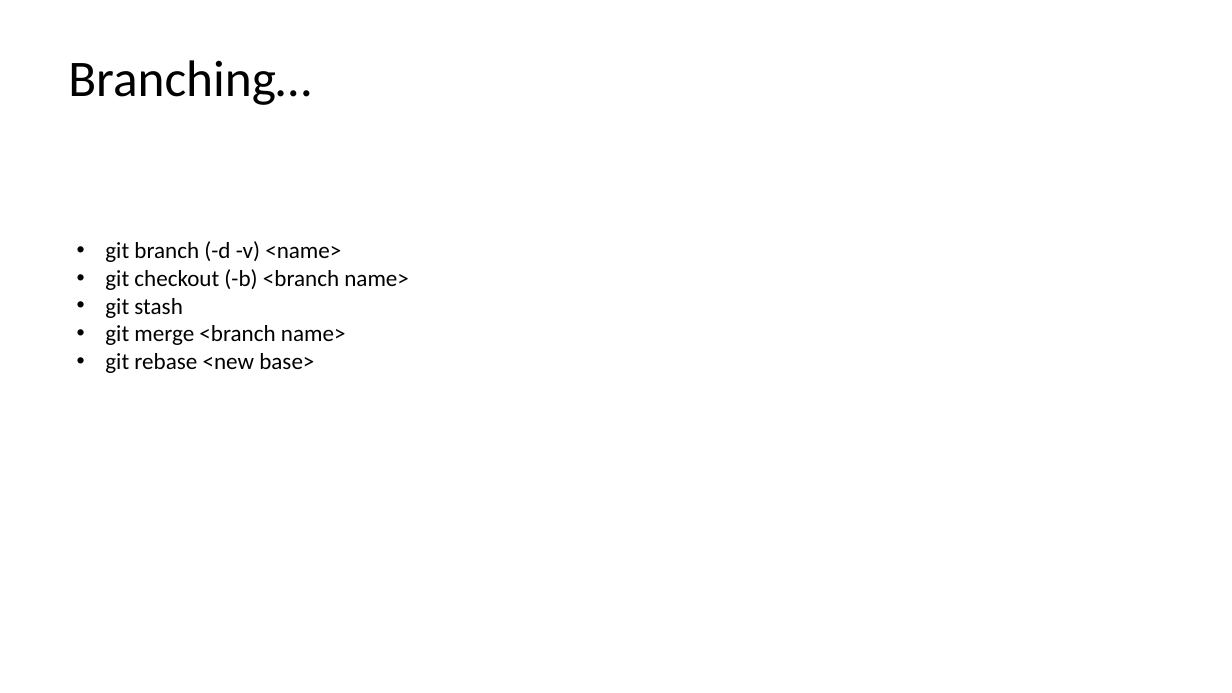
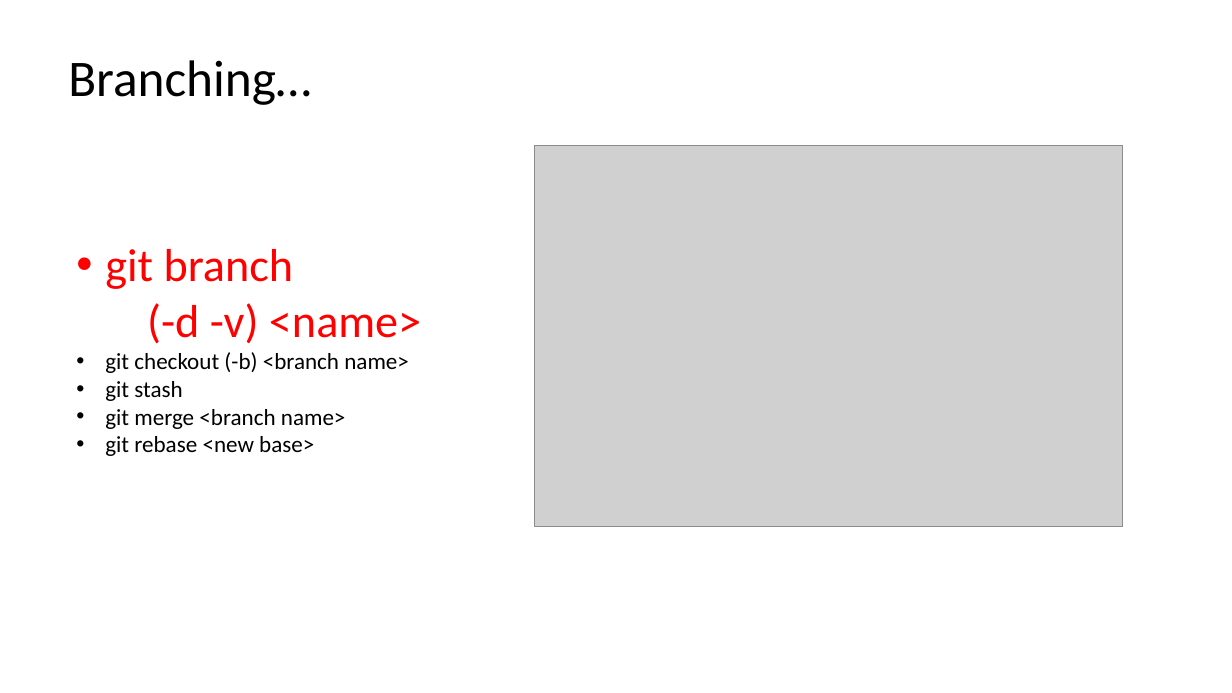
Before and after one commit to jwrauch/git-group-meeting-presentation, a slide deck: slide 16 of learn-to-git.pptx. Drawn at 1232x693 pixels with LibreOffice and Linux fonts; fonts in the diff are those of the drawing; grey boxes stand for pictures. Boxes give left, top, right and bottom in pixels: in the first picture for what was removed or moved away, otherwise in the second. Text is boxed around its words. In the diff, an @@ line names an element or a change of style, - is before the commit and + after.

Commit message:
Added slides and figures explaining branching more.

```diff
--- a/learn-to-git.pptx
+++ b/learn-to-git.pptx
@@ picture added at [535,146,1123,527] @@
@@ text at [105,249,421,344]: size 18 to 36 pt, text colour #000000 to #FF0000 in "git branch (-d -v) <name>" @@
```
Also in this commit, not shown: 9 slides added, 11 other files.
